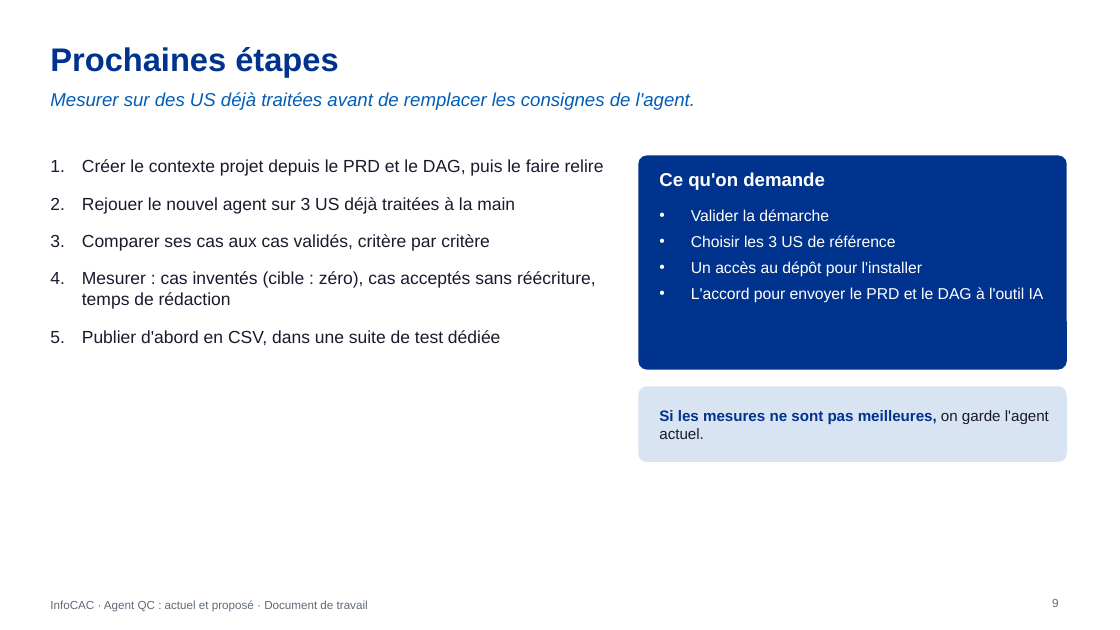
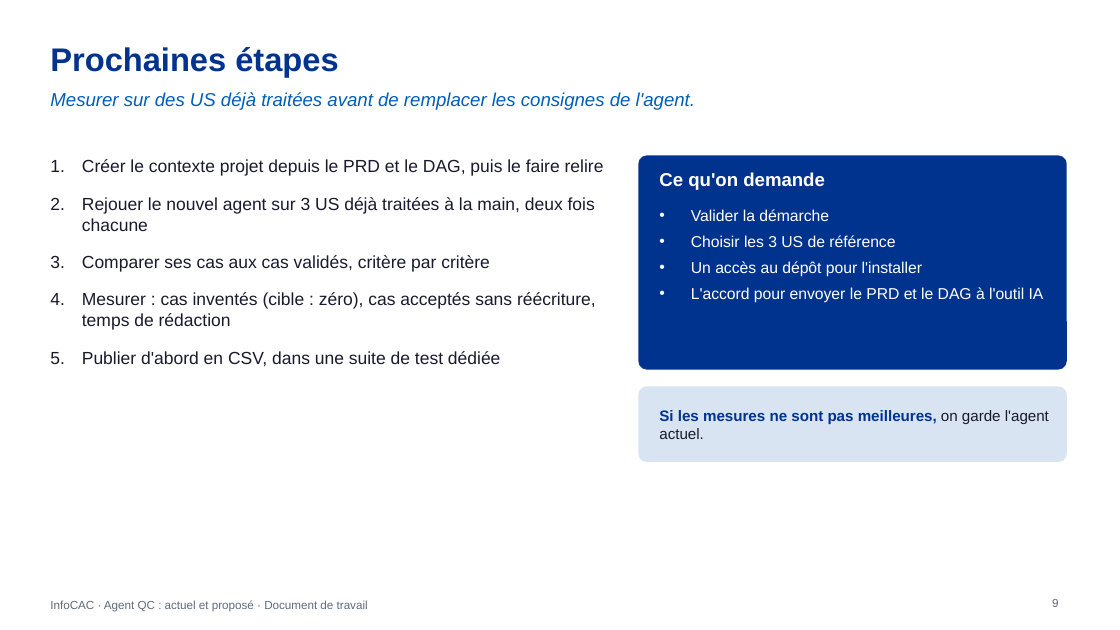
Before and after one commit to DauraRady/Travaux-QA, a slide deck: slide 9 of doc/Agent-QC-actuel-vs-propose.pptx. Drawn at 1120x630 pixels with LibreOffice and Linux fonts; fonts in the diff are those of the drawing. Boxes give left, top, right and bottom in pixels: in the first picture for what was removed or moved away, otherwise in the second. Text is boxed around its words. In the diff, an @@ line names an element or a change of style, - is before the commit and + after.

```diff
--- a/doc/Agent-QC-actuel-vs-propose.pptx
+++ b/doc/Agent-QC-actuel-vs-propose.pptx
@@ text at (x1=82, y1=197, x2=595, y2=231): text changed @@
-2. Rejouer le nouvel agent sur 3 US déjà traitées à la main
+2. Rejouer le nouvel agent sur 3 US déjà traitées à la main, deux fois chacune
```
Also in this commit, not shown: 3 other slides changed, 5 other files.
